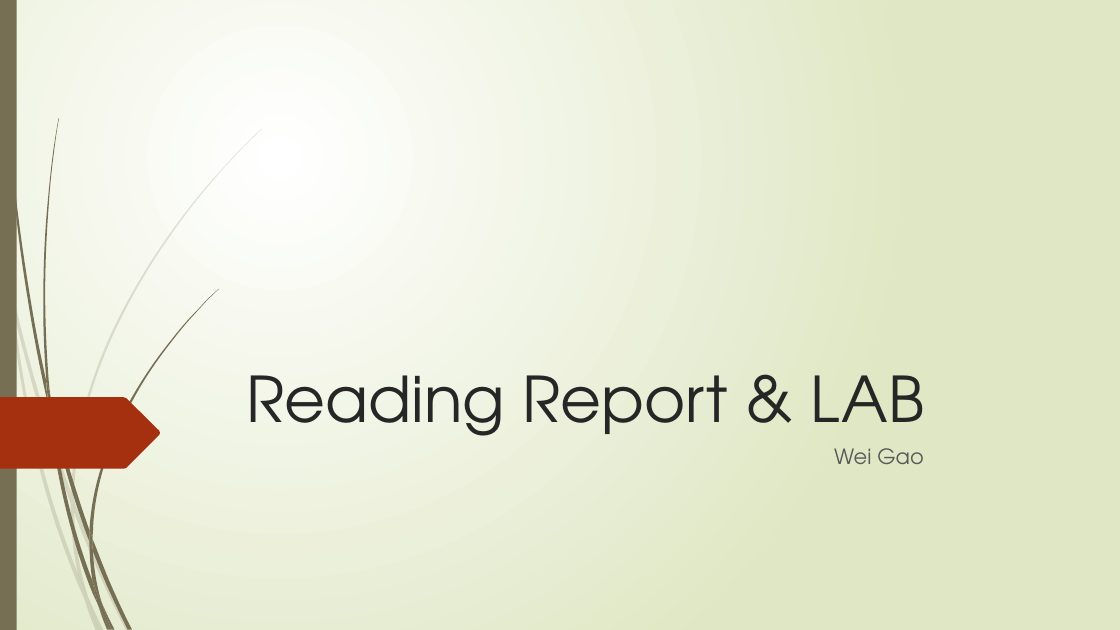
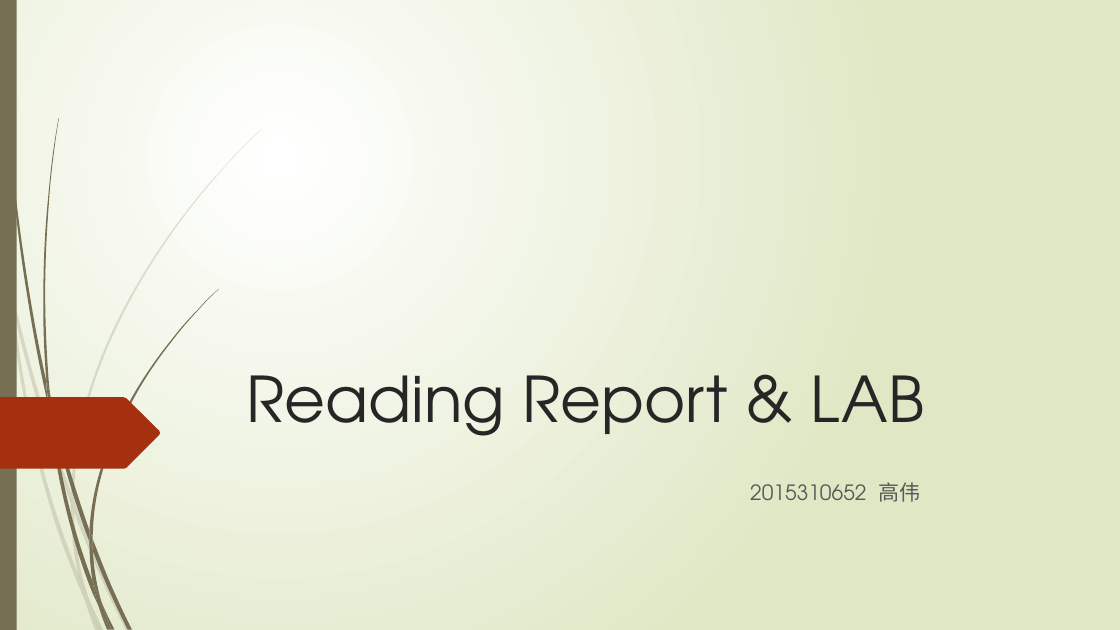
Before and after one commit to GLjun/OS_gaowei, a slide deck: slide 1 of 高伟.pptx. Drawn at 1120x630 pixels with LibreOffice and Linux fonts; fonts in the diff are those of the drawing. Boxes give left, top, right and bottom in pixels: in the first picture for what was removed or moved away, otherwise in the second. Text is boxed around its words. In the diff, an @@ line names an element or a change of style, - is before the commit and + after.

```diff
--- a/高伟.pptx
+++ b/高伟.pptx
@@ subtitle at (750, 482, 920, 502): text changed @@
-Wei Gao
+2015310652 高伟
```
Also in this commit, not shown: 4 other slides changed, 1 slide removed, 3 other files.
